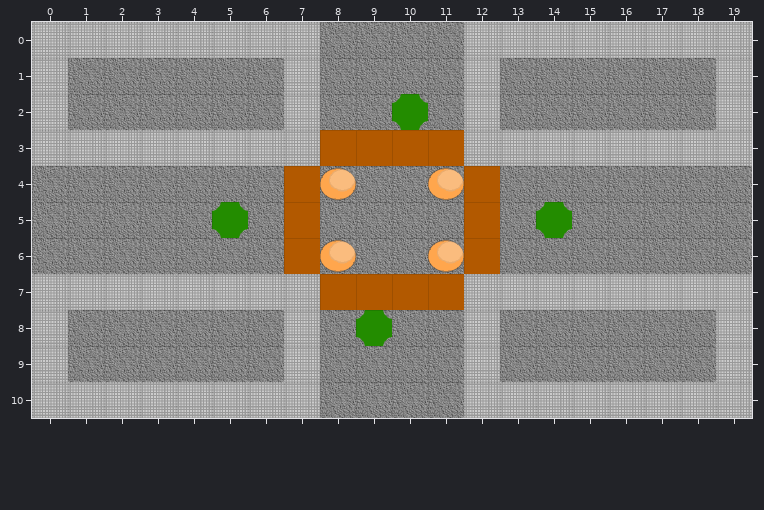
Two versions of a level (Tiled map, Assets/Resources/Rooms/NESW2.tmx). Above is the file before it was changed.
Cells are 64x64 px. Shown: x 0..19, y 0..10.
After:
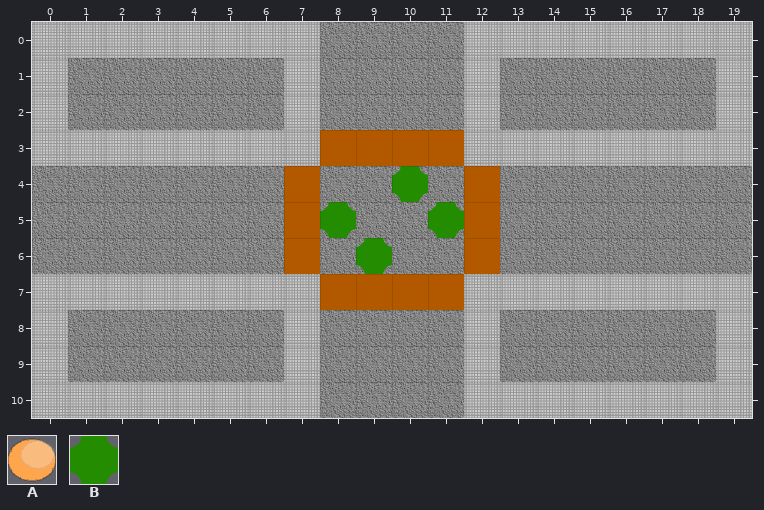
Key: from "MobSpawner": A 0, B 3.
Objects are placed by their top-left corner, in cells (3,4 is the top-left corner of cell 3,4); size is 1x1 cell unless given.
Diff:
Layer "Mobs":
changed: B at 10,2 -> B at 10,4
changed: B at 5,5 -> B at 8,5
changed: B at 14,5 -> B at 11,5
changed: B at 9,8 -> B at 9,6
removed: A at 11,4
removed: A at 8,4
removed: A at 8,6
removed: A at 11,6
Boxes around the changes in both pictures, in picture pixels (x1, y1, x2, y2):
old place: (392, 94, 428, 130)
changed: (320, 167, 392, 274)
changed: (392, 166, 464, 273)
old place: (212, 202, 248, 238)
old place: (536, 202, 572, 238)
old place: (356, 310, 392, 346)
